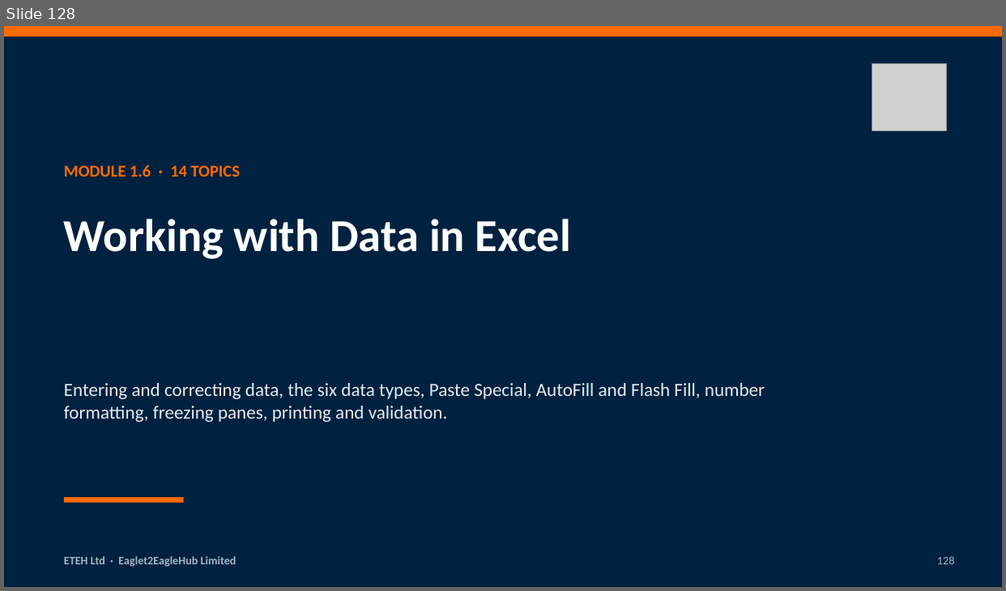
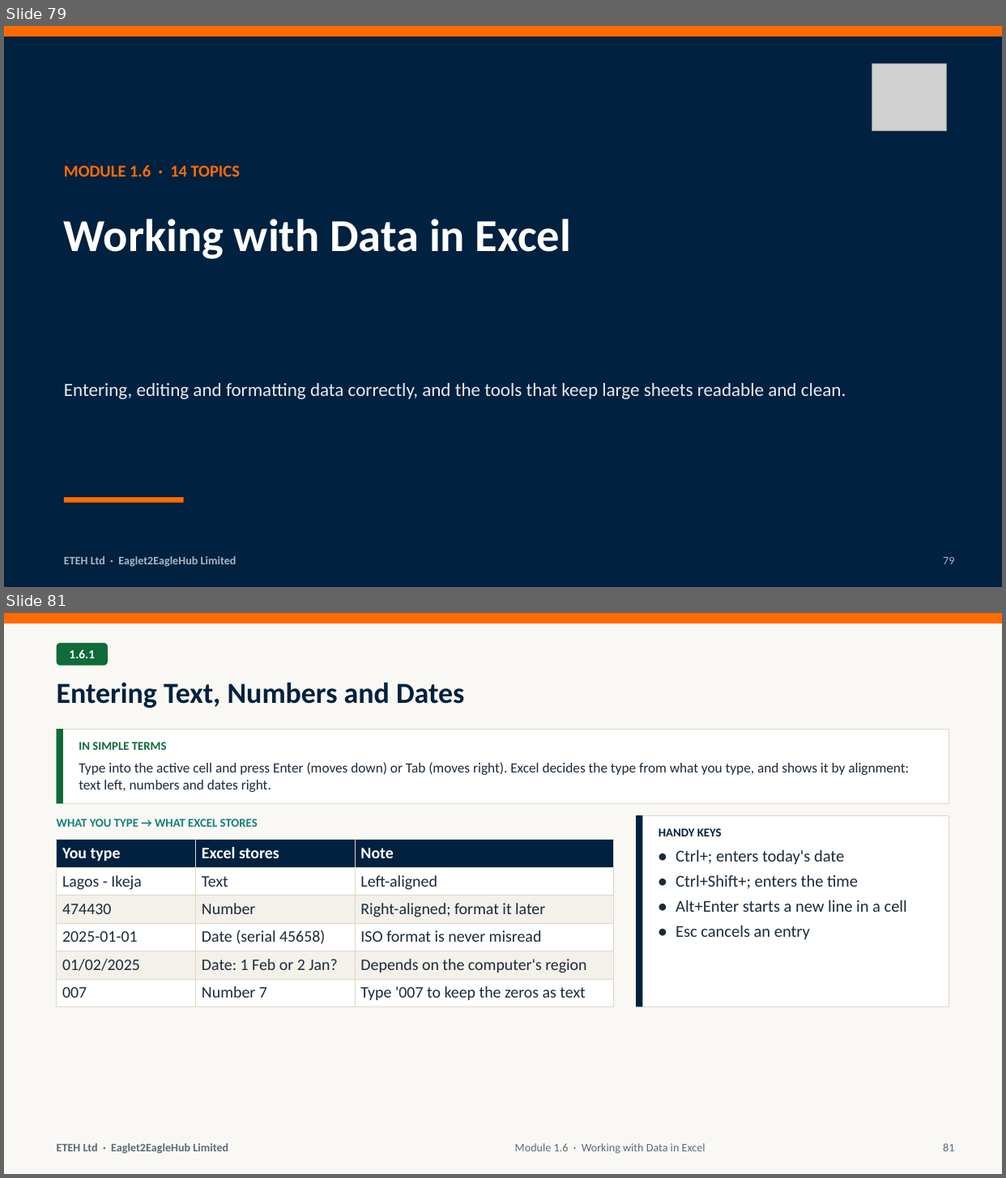
Before and after one commit to MaxiKen/ETEH, a slide deck: ETEH_Bootcamp_Pack/ETEH_Vol1_Week1_Foundations_Slides.pptx. Shown one above the other, each under a label of ours: slide 128 before the commit, slides 79 and 81 after it; the slides between them are not shown. The pictures are 1006x591 and 1006x1178 pixels, drawn with LibreOffice and Linux fonts; fonts in the diff are those of the drawing; grey boxes stand for pictures. Boxes give left, top, right and bottom in pixels: in the first picture for what was removed or moved away, otherwise in the second. Text is boxed around its words. In the diff, an @@ line names an element or a change of style, - is before the commit and + after.

Commit message:
Edition 3, Week 1: new deck (146 slides), self-contained examples workbook, assignment Function Guide
- Deck rebuilt from the ETEH template: one slide per topic, definition / in simple terms / analogy / example only where needed;
  example tables labelled by table name; workbook introduced once at the start of the week.
- Examples workbook rebuilt (02_sec_w1.py + w1x.py + v3/wb_a|b|c.py): all 111 mini-sections covered with steps,
  worked solutions (live formulas), ~220 exercises with live checks, and an answer key per module.
- Assignment: Function Guide sheet for XLOOKUP, AVERAGEIFS, MINIFS, COUNTIFS, EDATE, TEXT, SUMIFS date window, distinct count.
- Fix: tDirtySales has 335 text dates (116 + 106 + 113), not 113.
- README: Edition 3 section.

```diff
--- a/ETEH_Bootcamp_Pack/ETEH_Vol1_Week1_Foundations_Slides.pptx
+++ b/ETEH_Bootcamp_Pack/ETEH_Vol1_Week1_Foundations_Slides.pptx
@@ slide 81 added at (4, 613, 1002, 1174), background #FAF8F4 @@
@@ rectangle added at (4, 613, 1002, 624), fill #FF6B00 @@
@@ rounded rectangle added at (57, 643, 108, 666), fill #0F6B3A @@
@@ text added at (69, 649, 95, 658), 12 pt, text #FFFFFF, bold @@
+1.6.1
@@ title added at (57, 682, 464, 708), 28 pt, text #00213F, bold @@
+Entering Text, Numbers and Dates
@@ rectangle added at (57, 729, 949, 804), fill #FFFFFF, outline #DDD8CC 0.75 pt @@
@@ rectangle added at (57, 729, 63, 804), fill #0F6B3A @@
@@ text added at (79, 742, 167, 750), 11.5 pt, text #0F6B3A, bold @@
+IN SIMPLE TERMS
@@ text added at (79, 762, 909, 792), 13.5 pt, text #1B2B3A @@
+Type into the active cell and press Enter (moves down) or Tab (moves right). Excel decides the type from what you type, and shows it by alignment: text left, numbers and dates right.
@@ text added at (57, 819, 258, 827), 11.5 pt, text #13807A, bold @@
+WHAT YOU TYPE → WHAT EXCEL STORES
@@ rectangle added at (636, 815, 949, 1007), fill #FFFFFF, outline #DDD8CC 0.75 pt @@
@@ rectangle added at (636, 815, 642, 1007), fill #00213F @@
@@ text added at (658, 828, 722, 837), 11.5 pt, text #00213F, bold @@
+HANDY KEYS
@@ table added at (57, 840, 614, 1007), 6 rows, 3 columns @@
+You type | Excel stores | Note
+Lagos - Ikeja | Text | Left-aligned
+474430 | Number | Right-aligned; format it later
+2025-01-01 | Date (serial 45658) | ISO format is never misread
+01/02/2025 | Date: 1 Feb or 2 Jan? | Depends on the computer's region
+007 | Number 7 | Type '007 to keep the zeros as text
@@ text added at (675, 850, 907, 940), 16 pt, text #1B2B3A @@
+• Ctrl+; enters today's date
+• Ctrl+Shift+; enters the time
+• Alt+Enter starts a new line in a cell
+• Esc cancels an entry
@@ text added at (57, 1144, 228, 1154), 11 pt, text #5B6B7A, bold @@
+ETEH Ltd · Eaglet2EagleHub Limited
@@ text added at (515, 1144, 705, 1154), 11 pt, text #5B6B7A @@
+Module 1.6 · Working with Data in Excel
@@ text added at (943, 1144, 954, 1152), 11 pt, text #5B6B7A @@
+81
@@ what was slide 128 is now slide 79 @@
@@ slide 79 changed as well @@
@@ text at (64, 383, 846, 399): text changed @@
-Entering and correcting data, the six data types, Paste Special, AutoFill and Flash Fill, number formatting, freezing panes, printing and validation.
+Entering, editing and formatting data correctly, and the tools that keep large sheets readable and clean.
@@ text at (943, 557, 954, 565): text changed @@
-128
+79
```
Also in this commit, not shown: 13 other slides changed, 131 other slides added, 222 slides removed, 20 other files.
